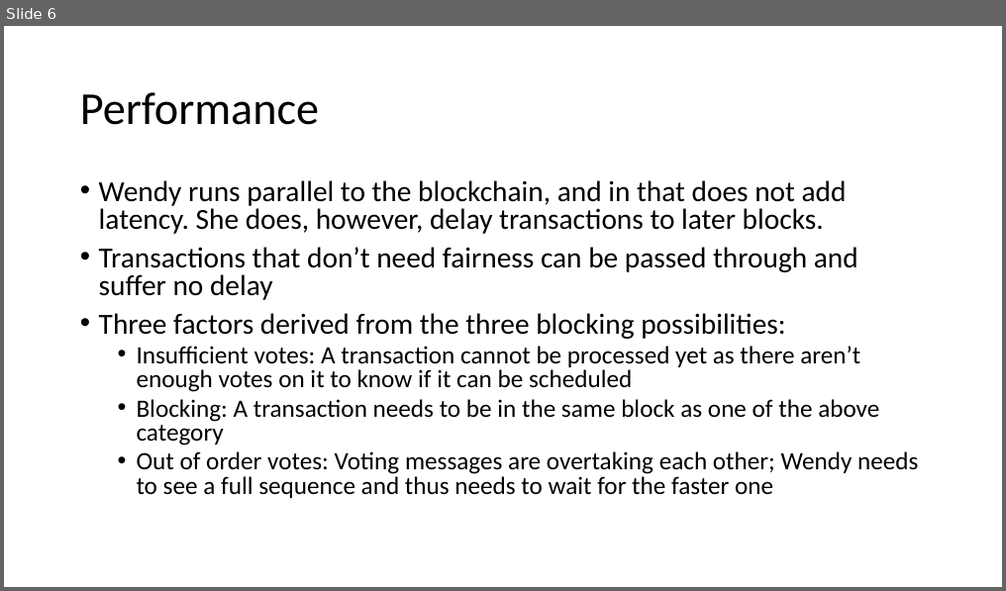
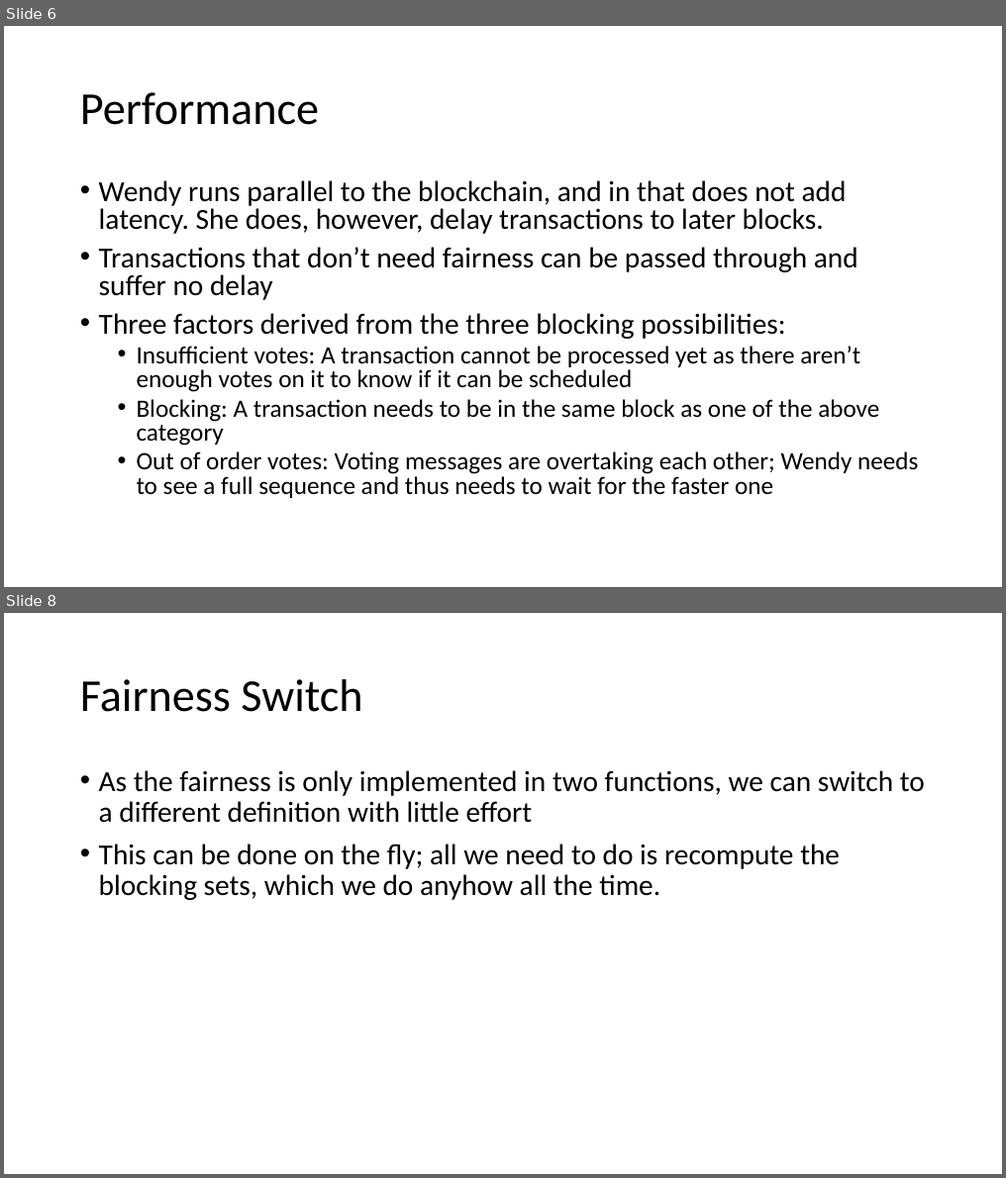
Before and after one commit to vegaprotocol/wendy, a slide deck: Wendy.pptx. Shown one above the other, each under a label of ours: slide 6 before the commit, slides 6 and 8 after it; the slides between them are not shown. The pictures are 1006x591 and 1006x1178 pixels, drawn with LibreOffice and Linux fonts; fonts in the diff are those of the drawing. Boxes give left, top, right and bottom in pixels: in the first picture for what was removed or moved away, otherwise in the second. Text is boxed around its words. In the diff, an @@ line names an element or a change of style, - is before the commit and + after.

```diff
--- a/Wendy.pptx
+++ b/Wendy.pptx
@@ slide 8 added at <box>4,613,1002,1174</box>, background #FFFFFF @@
@@ title added at <box>80,679,362,712</box>, 44 pt, text #000000 @@
+Fairness Switch
@@ text added at <box>99,770,925,900</box>, 28 pt, text #000000 @@
+• As the fairness is only implemented in two functions, we can switch to a different definition with little effort
+• This can be done on the fly; all we need to do is recompute the blocking sets, which we do anyhow all the time.
```
Also in this commit, not shown: 2 slides changed, 2 other files.
